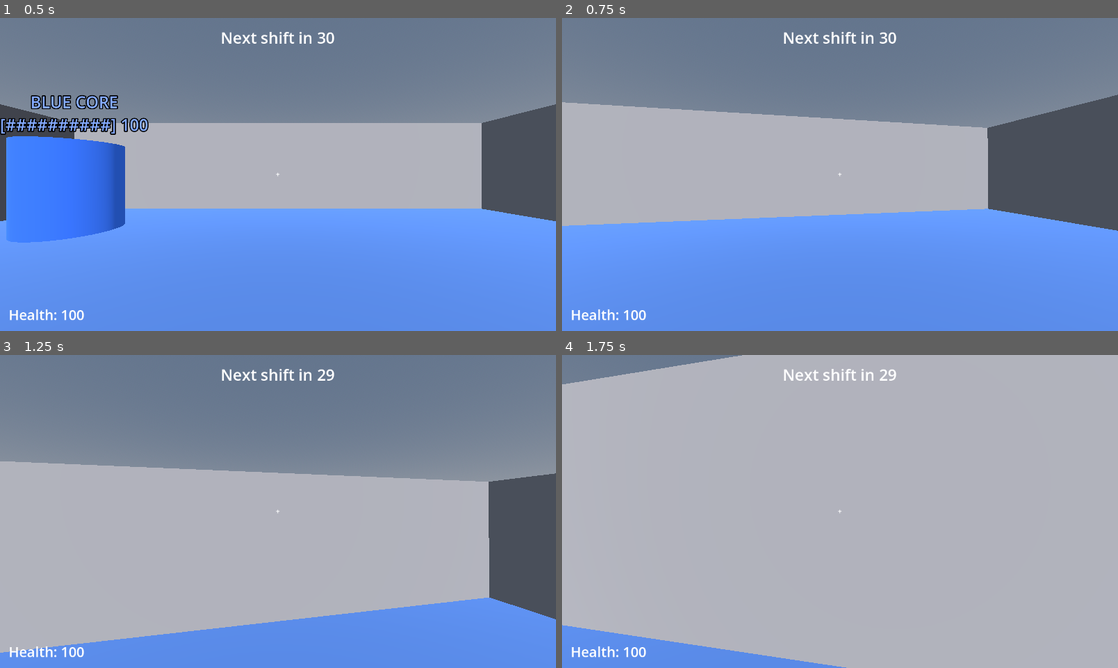
Above: before the commit, frames 1-4 (two rows, left to right).
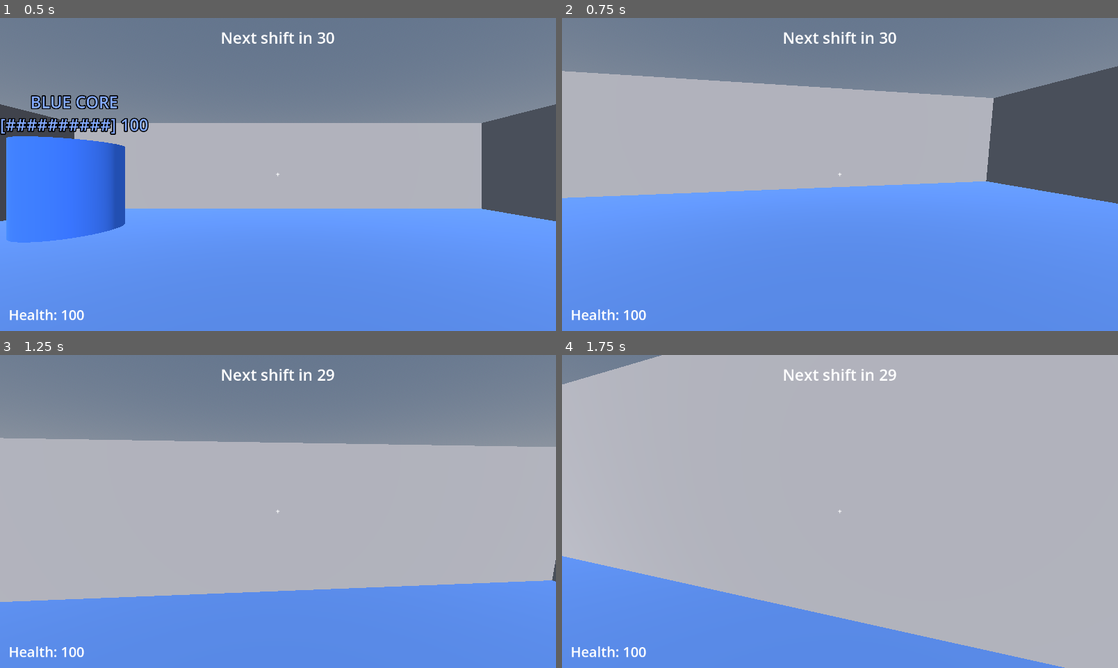
Above: after the commit, the same moments.

Repository: koushikgg/Shifting_arena
Game: Godot game, scene res://scenes/main.tscn
Two runs of this game, one before a commit and one after it. Both use one fixed random seed, a clock stepped at 60 frames per second and the inputs below.
Inputs (mouse positions are in pixels of both pictures, inside the frame that each line leads up to):
- Up to frame 1 (0.5 s): no input
- Up to frame 2 (0.75 s): tap Enter at 0.5 s; move the mouse to (867, 174) at 0.52 s; hold W (move_forward) from 0.53 s (still down); tap K (look_down, bound only after the commit) at 0.6 s
- Up to frame 3 (1.25 s): keep holding W (move_forward); tap Space (jump) at 0.77 s; tap J (look_left, bound only after the commit) at 0.8 s
- Up to frame 4 (1.75 s): keep holding W (move_forward); move the mouse to (812, 511) at 1.27 s; tap J (look_left, bound only after the commit) at 1.35 s; tap Space (jump) at 1.52 s; tap L (look_right, bound only after the commit) at 1.55 s

Frame 1 is identical in both runs. In frame 2, 18% of the frame differs, in the area x 0-100%, y 15-68%; in frame 3, 24%, in the area x 0-100%, y 26-96%; in frame 4, 13%.

Commit message:
Add keyboard look controls to player script and update input mappings in project settings

Diff:
--- a/project.godot
+++ b/project.godot
@@ -39,6 +39,26 @@
 "events": [Object(InputEventKey,"resource_local_to_scene":false,"resource_name":"","device":-1,"window_id":0,"alt_press …(190 unchanged characters)…
 ]
 }
+look_left={
+"deadzone": 0.5,
+"events": [Object(InputEventKey,"resource_local_to_scene":false,"resource_name":"","device":-1,"window_id":0,"alt_pressed":false,"shift_pressed":false,"ctrl_pressed":false,"meta_pressed":false,"pressed":false,"keycode":0,"physical_keycode":74,"key_label":0,"unicode":0,"location":0,"echo":false,"script":null)
+]
+}
+look_right={
+"deadzone": 0.5,
+"events": [Object(InputEventKey,"resource_local_to_scene":false,"resource_name":"","device":-1,"window_id":0,"alt_pressed":false,"shift_pressed":false,"ctrl_pressed":false,"meta_pressed":false,"pressed":false,"keycode":0,"physical_keycode":76,"key_label":0,"unicode":0,"location":0,"echo":false,"script":null)
+]
+}
+look_up={
+"deadzone": 0.5,
+"events": [Object(InputEventKey,"resource_local_to_scene":false,"resource_name":"","device":-1,"window_id":0,"alt_pressed":false,"shift_pressed":false,"ctrl_pressed":false,"meta_pressed":false,"pressed":false,"keycode":0,"physical_keycode":73,"key_label":0,"unicode":0,"location":0,"echo":false,"script":null)
+]
+}
+look_down={
+"deadzone": 0.5,
+"events": [Object(InputEventKey,"resource_local_to_scene":false,"resource_name":"","device":-1,"window_id":0,"alt_pressed":false,"shift_pressed":false,"ctrl_pressed":false,"meta_pressed":false,"pressed":false,"keycode":0,"physical_keycode":75,"key_label":0,"unicode":0,"location":0,"echo":false,"script":null)
+]
+}
 shoot={
 "deadzone": 0.5,
 "events": [Object(InputEventMouseButton,"resource_local_to_scene":false,"resource_name":"","device":-1,"window_id":0,"a …(250 unchanged characters)…
--- a/scripts/player.gd
+++ b/scripts/player.gd
@@ -7,6 +7,7 @@
 @export var walk_speed: float = 6.0        # how fast we walk (metres per second)
 @export var jump_speed: float = 5.0        # how strong a jump is
 @export var mouse_sensitivity: float = 0.003  # how fast the camera turns
+@export var key_look_speed: float = 2.0    # how fast the J/L/I/K keys turn the camera (radians per second)
 @export var fire_delay: float = 0.15       # seconds between shots
 @export var shoot_range: float = 100.0     # how far a bullet can reach
 
@@ -60,6 +61,13 @@
 func _physics_process(delta: float) -> void:
 	if is_dead:
 		return   # defeated: no moving or shooting until we respawn
+
+	# --- Looking with the keyboard (J/L = left/right, I/K = up/down) ---
+	# Useful if the mouse stops working while you walk (e.g. touchpad "disable while typing").
+	var look := Input.get_vector("look_left", "look_right", "look_up", "look_down")
+	rotate_y(-look.x * key_look_speed * delta)
+	head.rotation.x = clamp(head.rotation.x - look.y * key_look_speed * delta,
+			deg_to_rad(-89), deg_to_rad(89))
 
 	# --- Gravity and jumping ---
 	if not is_on_floor():
